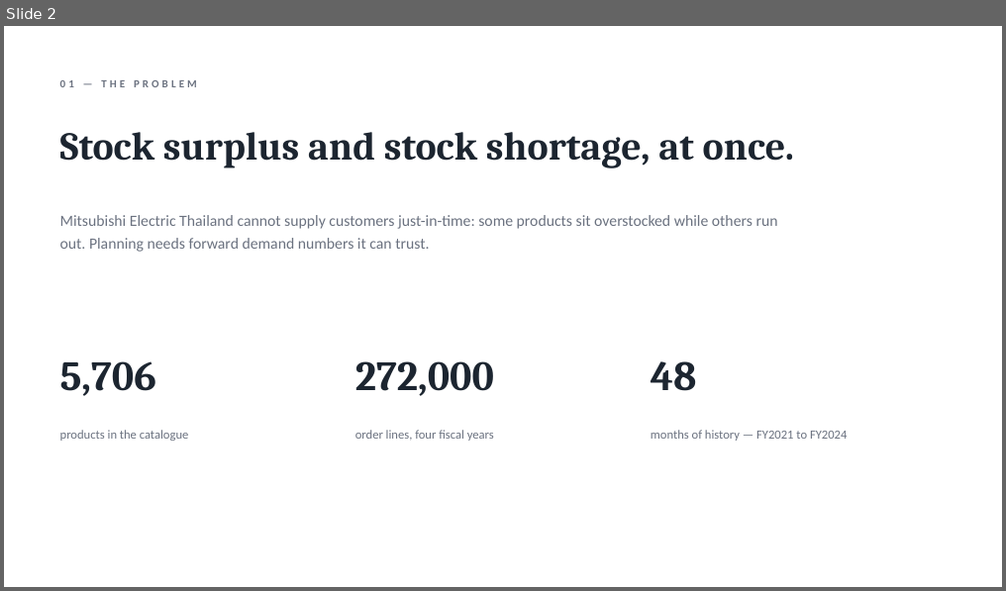
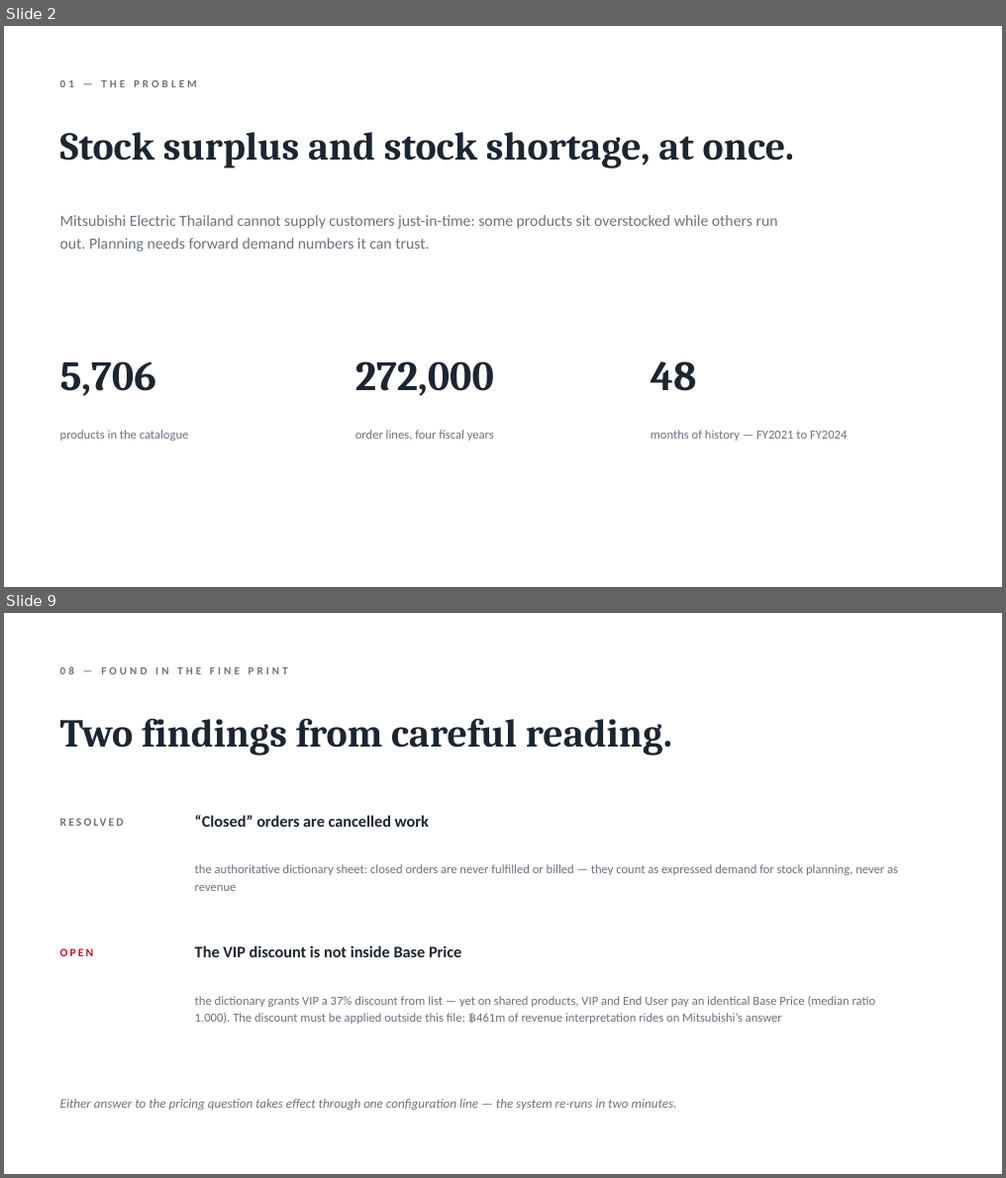
Before and after one commit to DokkDokki/SOE-105, a slide deck: presentation/FY2025_progress_report.pptx. Shown one above the other, each under a label of ours: slide 2 before the commit, slides 2 and 9 after it; the slides between them are not shown. The pictures are 1006x591 and 1006x1178 pixels, drawn with LibreOffice and Linux fonts; fonts in the diff are those of the drawing. Boxes give left, top, right and bottom in pixels: in the first picture for what was removed or moved away, otherwise in the second. Text is boxed around its words. In the diff, an @@ line names an element or a change of style, - is before the commit and + after.

```diff
--- a/presentation/FY2025_progress_report.pptx
+++ b/presentation/FY2025_progress_report.pptx
@@ slide 9 added at [4,613,1002,1174], background #FFFFFF @@
@@ text added at [60,666,288,674], 10.5 pt, text #6B7280, bold @@
+08 — FOUND IN THE FINE PRINT
@@ text added at [60,718,672,756], 38 pt, text #1C2530, bold @@
+Two findings from careful reading.
@@ text added at [60,808,176,835], 11 pt, text #6B7280, bold @@
+RESOLVED
@@ text added at [195,815,429,827], 15.5 pt, text #1C2530, bold @@
+“Closed” orders are cancelled work
@@ text added at [195,864,898,891], 12 pt, text #6B7280 @@
+the authoritative dictionary sheet: closed orders are never fulfilled or billed — they count as expressed demand for stock planning, never as revenue
@@ text added at [60,949,94,957], 11 pt, text #C8102E, bold @@
+OPEN
@@ text added at [195,946,461,958], 15.5 pt, text #1C2530, bold @@
+The VIP discount is not inside Base Price
@@ text added at [195,996,876,1024], 12 pt, text #6B7280 @@
+the dictionary grants VIP a 37% discount from list — yet on shared products, VIP and End User pay an identical Base Price (median ratio 1.000). The discount must be applied outside this file; ฿461m of revenue interpretation rides on Mitsubishi’s answer
@@ text added at [60,1099,677,1110], 12.5 pt, text #6B7280, italic @@
+Either answer to the pricing question takes effect through one configuration line — the system re-runs in two minutes.
```
Also in this commit, not shown: 3 slides changed, 6 other slides added, 8 slides removed, 3 other files.
